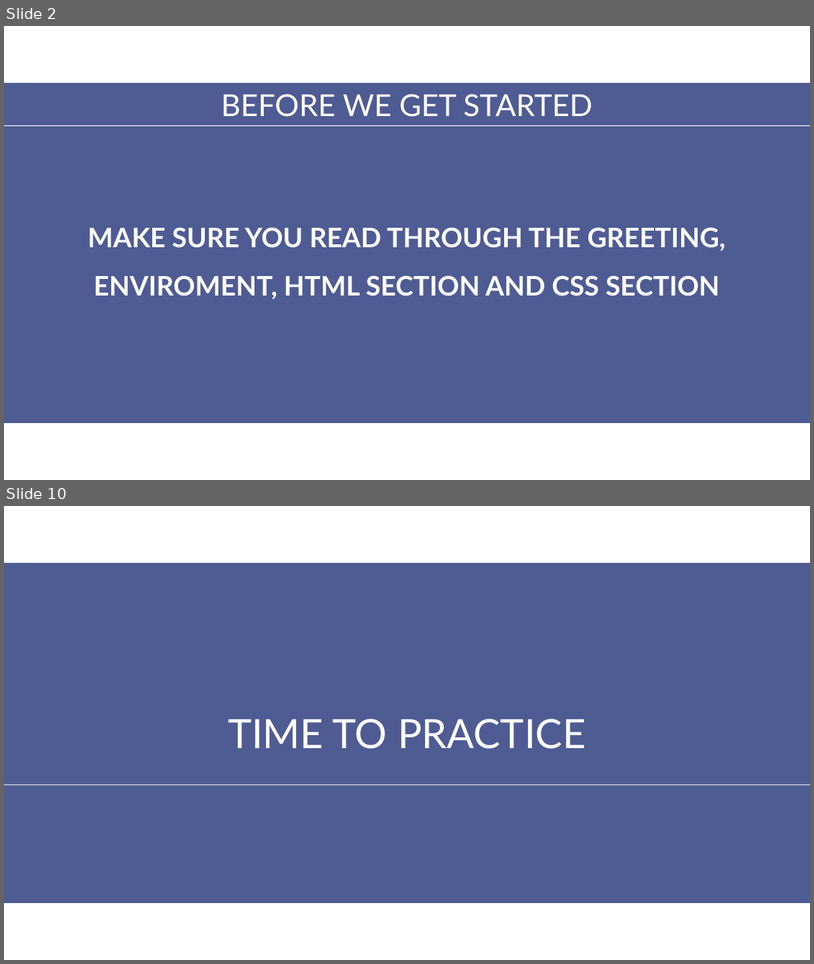
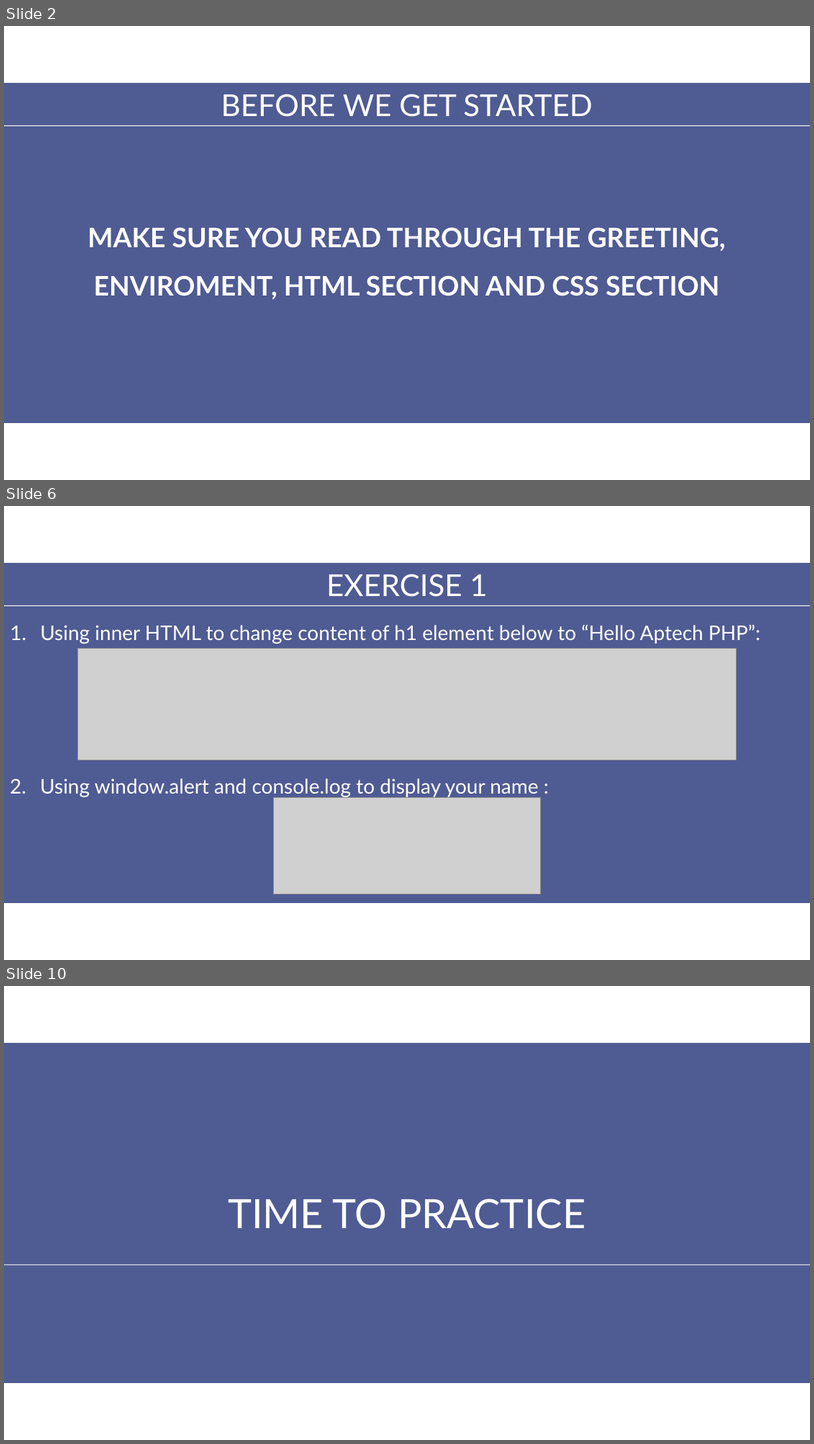
Before and after one commit to aptech-php/aptech-php-course, a slide deck: HTML-CSS-JS/slides/4-JavaScript.pptx. Shown one above the other, each under a label of ours: slides 2 and 10 before the commit, slides 2, 6 and 10 after it; the slides between them are not shown. The pictures are 814x964 and 814x1444 pixels, drawn with LibreOffice and Linux fonts; fonts in the diff are those of the drawing; grey boxes stand for pictures. Boxes give left, top, right and bottom in pixels: in the first picture for what was removed or moved away, otherwise in the second. Text is boxed around its words. In the diff, an @@ line names an element or a change of style, - is before the commit and + after.

```diff
--- a/HTML-CSS-JS/slides/4-JavaScript.pptx
+++ b/HTML-CSS-JS/slides/4-JavaScript.pptx
@@ slide 6 added at (4,506,810,960), background #FFFFFF @@
@@ rectangle added at (4,563,810,903), fill #4F5B93 @@
@@ text added at (327,574,487,597), 36 pt, text #FFFFFF @@
+EXERCISE 1
@@ line added from (4, 606) to (810, 606), #FFFFFF 0.75 pt @@
@@ text added at (40,624,761,644), 24 pt, text #FFFFFF @@
+1. Using inner HTML to change content of h1 element below to “Hello Aptech PHP”:
@@ picture added at (78,648,737,760) @@
@@ text added at (40,778,538,798), 24 pt, text #FFFFFF @@
+2. Using window.alert and console.log to display your name :
@@ picture added at (274,797,540,894) @@
```
Also in this commit, not shown: 4 slides changed, 2 other slides added, 3 slides removed, 1 other file.
